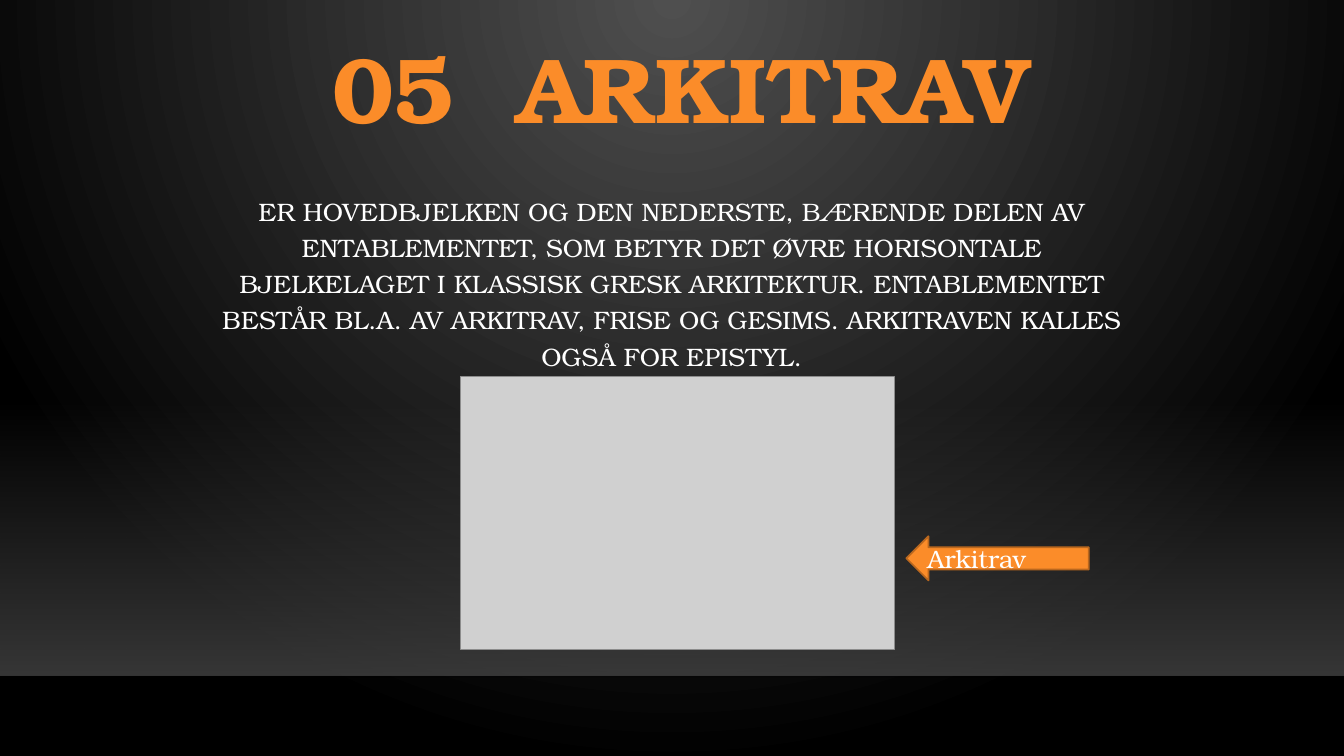
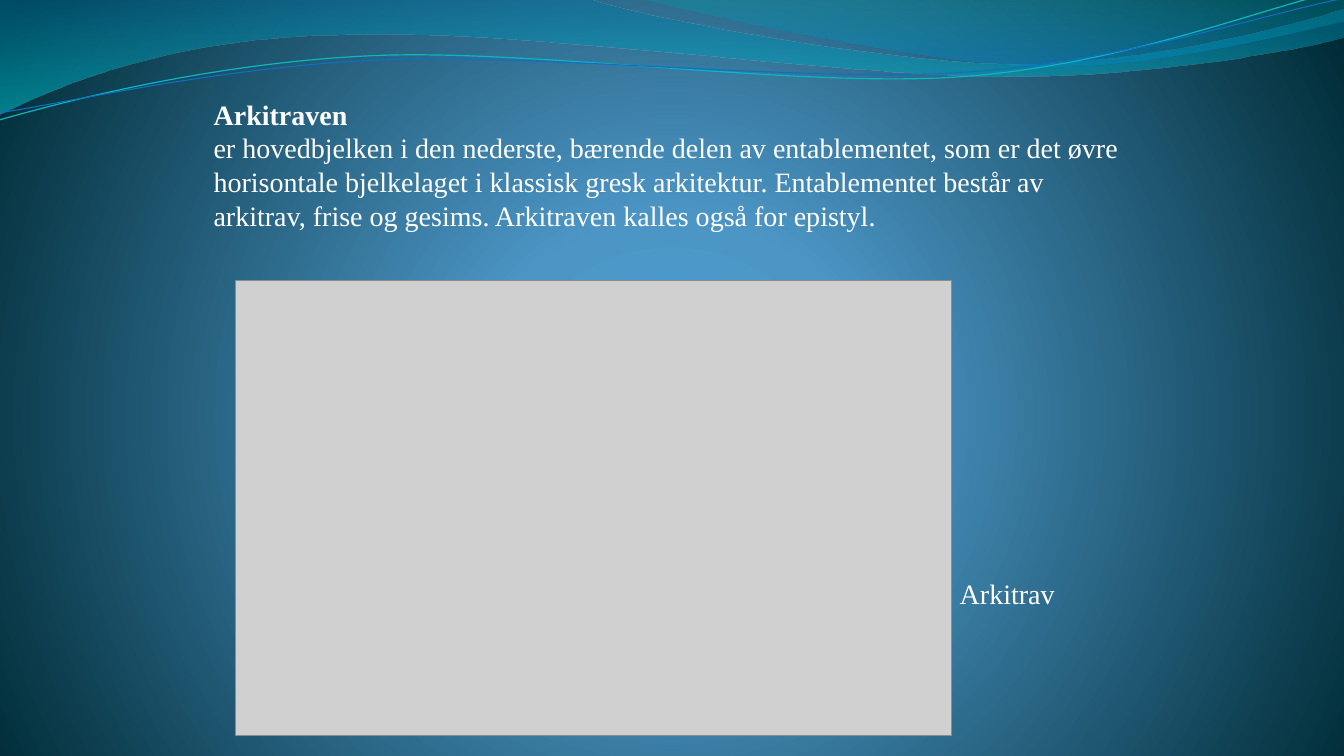
Before and after one commit to skaretk/lightcontrols, a slide deck: slide 6 of light_controller/light_control.pptm (slide 5 before the commit). Drawn at 1344x756 pixels with LibreOffice and Linux fonts; fonts in the diff are those of the drawing; grey boxes stand for pictures; background and template pictures are left out. Boxes give left, top, right and bottom in pixels: in the first picture for what was removed or moved away, otherwise in the second. Text is boxed around its words. In the diff, an @@ line names an element or a change of style, - is before the commit and + after.

```diff
--- a/light_controller/light_control.pptm
+++ b/light_controller/light_control.pptm
@@ background gradient #505050 to #000000 to gradient #4AA0D6 to #4C98C7 to #002C38 @@
@@ freeform shape added at (0, 0, 1344, 114), fill gradient #0074A1 to #00C6CF @@
@@ freeform shape added at (0, 0, 1344, 125), outline #0AB8BF 0.85 pt @@
@@ freeform shape added at (0, 0, 1344, 120), outline #0F6FC6 0.75 pt @@
@@ freeform shape added at (644, 0, 1344, 70), fill gradient #00A1A9 to #008BBF @@
@@ title removed at (332, 56, 1031, 124) @@
-05 ARKITRAV
@@ text at (214, 105, 1118, 231): text changed; size 18 to 20 pt; font TeX Gyre Bonum to Times New Roman @@
-ER HOVEDBJELKEN OG DEN NEDERSTE, BÆRENDE DELEN AV ENTABLEMENTET, SOM BETYR DET ØVRE HORISONTALE BJELKELAGET I KLASSISK GRESK ARKITEKTUR. ENTABLEMENTET BESTÅR BL.A. AV ARKITRAV, FRISE OG GESIMS. ARKITRAVEN KALLES OGSÅ FOR EPISTYL.
+Arkitraven
+er hovedbjelken i den nederste, bærende delen av entablementet, som er det øvre horisontale bjelkelaget i klassisk gresk arkitektur. Entablementet består av arkitrav, frise og gesims. Arkitraven kalles også for epistyl.
@@ picture: place and size @@
-picture at (461, 377, 895, 649)
+picture at (236, 280, 953, 735)
@@ rectangle removed at (0, 399, 1344, 676) @@
@@ text "Arkitrav": place and size @@
-text "Arkitrav" at (906, 536, 1089, 581)
+text "Arkitrav" at (960, 584, 1055, 605)
@@ text "Arkitrav" at (960, 584, 1055, 605): size 18 to 20 pt, font TeX Gyre Bonum to Times New Roman; vertical alignment middle to top; fill #FB8C29 to none; outline #BA681E 1.25 pt to none @@
@@ line removed from (0, 677) to (1344, 677) @@
```
Also in this commit, not shown: 13 other slides changed, 1 slide added, 2 slides removed, 3 other files.
